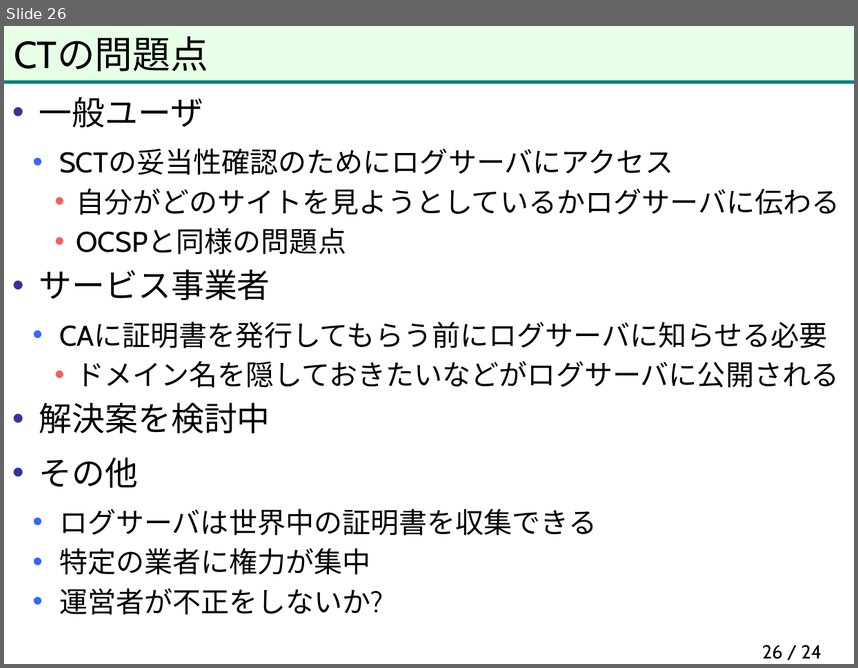
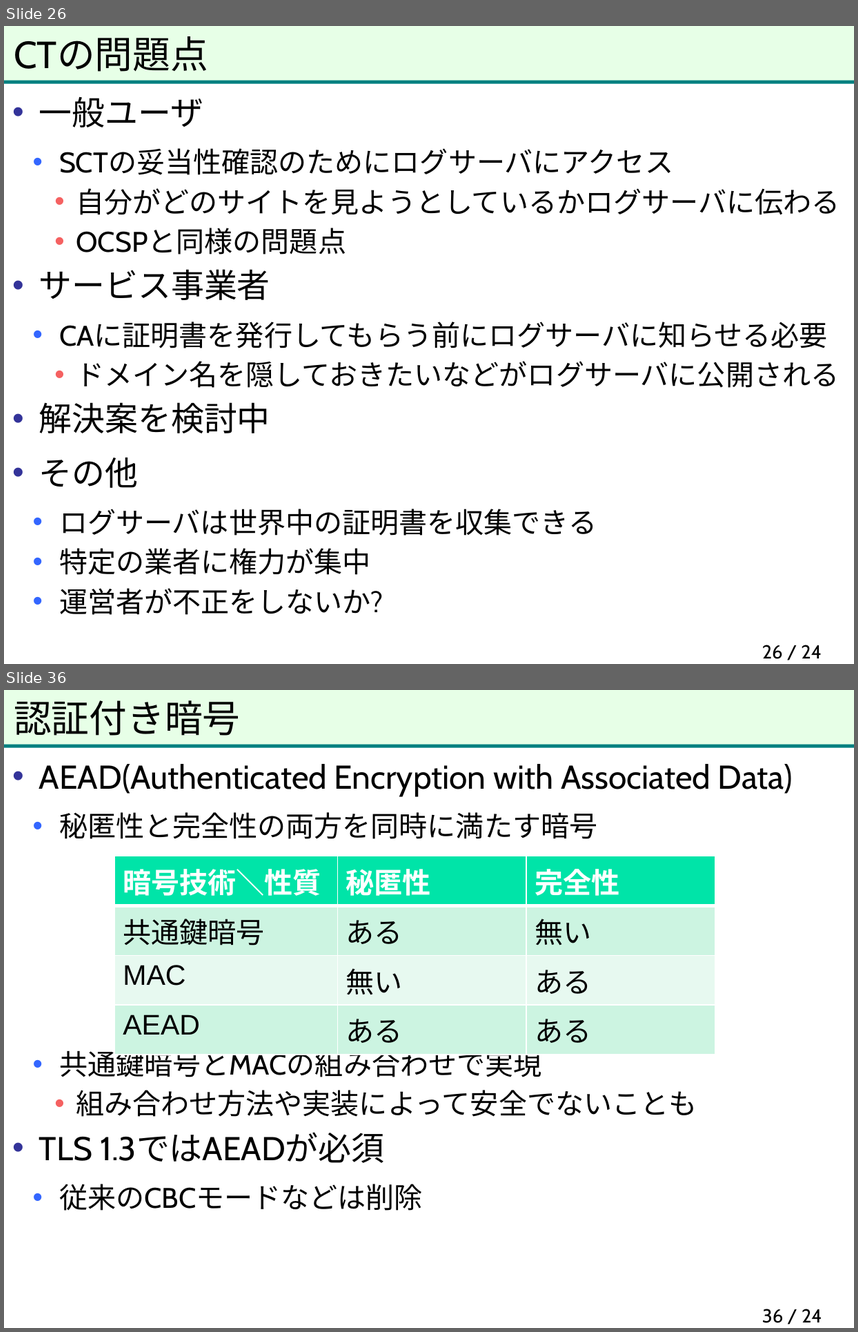
Before and after one commit to herumi/anninbon, a slide deck: lec/anninbon8.pptx. Shown one above the other, each under a label of ours: slide 26 before the commit, slides 26 and 36 after it; the slides between them are not shown. The pictures are 858x668 and 858x1332 pixels, drawn with LibreOffice and Linux fonts; fonts in the diff are those of the drawing; background and template pictures are left out. Boxes give left, top, right and bottom in pixels: in the first picture for what was removed or moved away, otherwise in the second. Text is boxed around its words. In the diff, an @@ line names an element or a change of style, - is before the commit and + after.

```diff
--- a/lec/anninbon8.pptx
+++ b/lec/anninbon8.pptx
@@ slide 36 added at [4,690,854,1328], background #FFFFFF; not listed: 2 template elements that a slide beside it also shows @@
@@ title added at [14,700,241,736], 32 pt, text #000000 @@
+認証付き暗号
@@ text added at [39,764,793,1210], 24 pt, text #000000 @@
+• AEAD(Authenticated Encryption with Associated Data)
+  • 秘匿性と完全性の両方を同時に満たす暗号
+  • 共通鍵暗号とMACの組み合わせで実現
+    • 組み合わせ方法や実装によって安全でないことも
+• TLS 1.3ではAEADが必須
+  • 従来のCBCモードなどは削除
@@ table added at [114,856,715,1045], 4 rows, 3 columns @@
+暗号技術＼性質 | 秘匿性 | 完全性
+共通鍵暗号 | ある | 無い
+MAC | 無い | ある
+AEAD | ある | ある
@@ page number added at [762,1308,822,1323], 16 pt, text #000000 @@
+36 / 24
```
Also in this commit, not shown: 14 other slides added.
